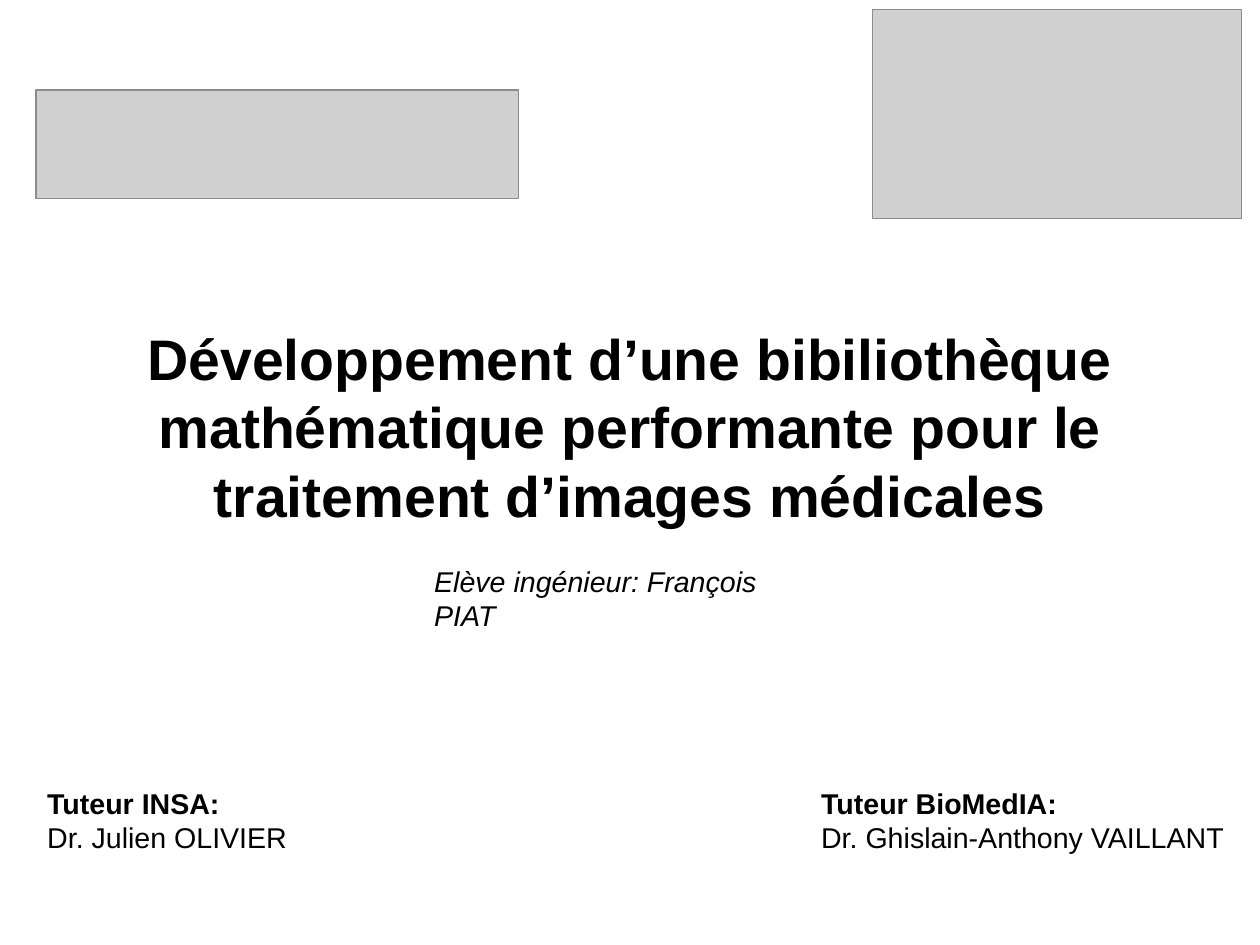
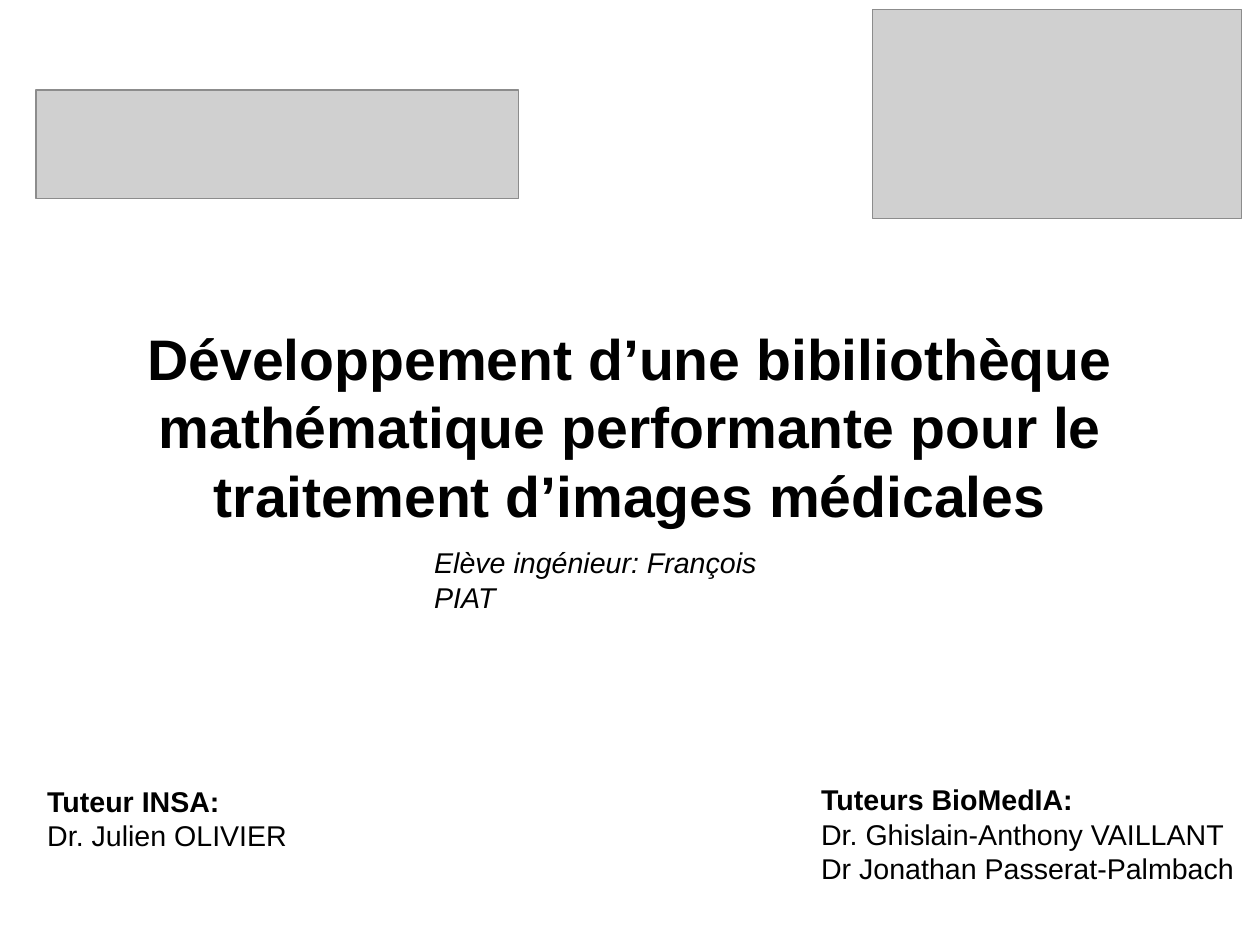
Before and after one commit to piatf/Report-2016-interniship-BioMedIA, a slide deck: slide 1 of presentation.odp. Drawn at 1260x945 pixels with LibreOffice and Linux fonts; fonts in the diff are those of the drawing; grey boxes stand for pictures. Boxes give left, top, right and bottom in pixels: in the first picture for what was removed or moved away, otherwise in the second. Text is boxed around its words. In the diff, an @@ line names an element or a change of style, - is before the commit and + after.

```diff
--- a/presentation.odp
+++ b/presentation.odp
@@ text "Elève ingénieur: François PIAT": place and size @@
-text "Elève ingénieur: François PIAT" at box(434, 571, 756, 626)
+text "Elève ingénieur: François PIAT" at box(434, 552, 756, 608)
@@ vertical alignment top to middle in 3 elements at box(47, 792, 287, 847), box(434, 552, 756, 608), box(821, 789, 1234, 880) @@
@@ text at box(821, 789, 1073, 811): text changed @@
-Tuteur BioMedIA:
+Tuteurs BioMedIA:
@@ text at box(821, 858, 1234, 880): paragraph added @@
+Dr Jonathan Passerat-Palmbach
```
Also in this commit, not shown: 3 other slides changed, 13 slides added.
